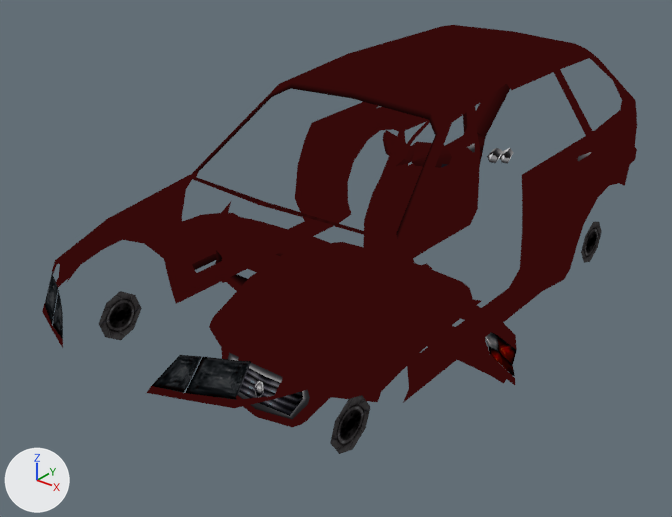
A saved change to the glTF model site/public/burnout-legends-psp/models/car-HEVY_Car3.glb.
The view is the same before and after, from a 50 mm camera at (3.24, -4.52, 2.8) aimed at (-0.31, -0.08, 0.04). Arrows for +X, +Y and +Z are at lower left; the lights stay in place. The picture after the commit comes second. Vertices at exactly the same position are counted once.

The first picture shows 'HEVY_Car3'.
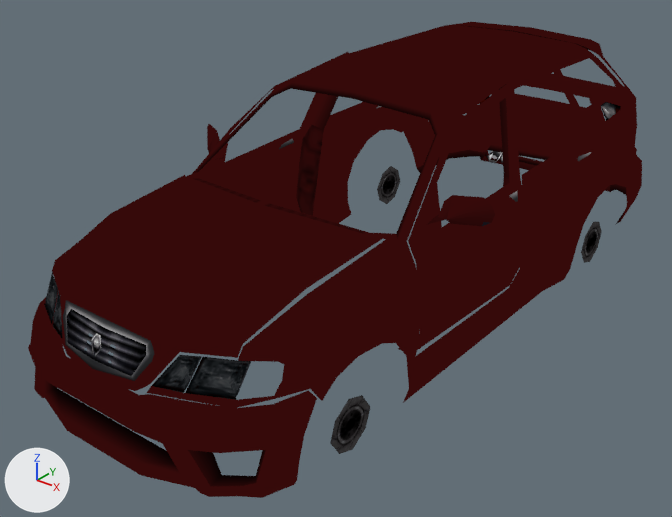
Location of each change, (x1, y1, x2, y2) in pixels of the pictures (672 x 517 px; the box of a moved part takes in the faces that stretch with it):
'HEVY_Car3', reshaped (11% taller)
    before: (42, 25, 637, 454)
    after: (28, 22, 642, 498)
part 1 of me_hevy_car3, moved or reshaped
    before: (467, 144, 475, 152)
    after: (510, 191, 518, 202)
part 2 of me_hevy_car3, moved or reshaped (not visible before)
    after: (279, 139, 294, 149)
part 3 of me_hevy_car3, moved or reshaped
    before: (214, 202, 432, 291)
    after: (28, 293, 317, 498)
part 4 of me_hevy_car3, moved or reshaped
    before: (182, 213, 354, 270)
    after: (403, 115, 642, 225)
part 5 of me_hevy_car3, moved or reshaped
    before: (209, 240, 481, 427)
    after: (53, 175, 383, 391)
part 6 of me_hevy_car3, moved or reshaped
    before: (255, 381, 264, 398)
    after: (91, 333, 102, 357)
part 7 of me_hevy_car3, moved or reshaped
    before: (319, 242, 517, 385)
    after: (444, 22, 636, 141)
part 8 of me_hevy_car3, added (red)
    after: (398, 82, 524, 350)
part 9 of me_hevy_car3, added (red)
    after: (196, 52, 349, 217)
part 10 of me_hevy_car3, added (red)
    after: (426, 195, 495, 226)
part 11 of me_hevy_car3, added
    after: (207, 124, 224, 160)
part 12 of me_hevy_car3, deleted (red)
    before: (363, 84, 510, 258)
part 13 of me_hevy_car3, deleted (red)
    before: (383, 130, 452, 168)

Diff of the bpy script that builds the scene:
```diff
--- a/site/public/burnout-legends-psp/models/car-HEVY_Car3.glb.py
+++ b/site/public/burnout-legends-psp/models/car-HEVY_Car3.glb.py
@@ me_hevy_car3 @@
 # used by ob_hevy_car3; location = (0.0, 0.0, 0.0)
-me_hevy_car3.from_pydata(...)  # 808 vertices, 1113 faces; spans x -1.72..0.97, y -2.25..2.36, z -0.93..1.35
+me_hevy_car3.from_pydata(...)  # 812 vertices, 1113 faces; spans x -1.07..1.07, y -2.36..2.39, z -0.26..1.35
+# me_hevy_car3 part 1: the loose piece of 4 vertices spanning x 0.04..0.07, y 0.82..1.04, z 0.59..0.64 is moved by (0.8, -0.85, 0.1)
+# me_hevy_car3 part 2: the loose piece of 4 vertices spanning x -0.07..-0.04, y 0.82..1.04, z 0.59..0.64 is moved by (-0.8, -0.85, 0.1)
+# me_hevy_car3 part 3: the loose piece of 93 vertices spanning x -1.65..0.24, y -0.31..0.27, z -0.46..0.04 is moved by (0.7, -2.05, 0.35)
+# me_hevy_car3 part 4: the loose piece of 84 vertices spanning x -1.72..0.22, y -0.51..0.24, z -0.42..0.02 is moved by (0.75, 2.15, 0.4)
+# me_hevy_car3 part 5: the loose piece of 48 vertices spanning x -0.73..0.73, y -1.23..0.09, z -0.48..0.04 is moved by (0.0, -1.08, 0.82)
+# me_hevy_car3 part 6: the loose piece of 10 vertices spanning x -0.04..0.04, y -1.21..-1.17, z -0.37..-0.26 is moved by (0.0, -1.08, 0.82)
+# me_hevy_car3 part 7: the loose piece of 80 vertices spanning x -0.79..0.79, y -0.02..0.73, z -0.93..0.04 is moved by (0.0, 1.6, 1.3)
+# me_hevy_car3 part 8: a new loose piece of 22 vertices spanning x 0.54..0.91, y -0.9..0.43, z 0.1..1.31, in mat_material_1
+# me_hevy_car3 part 9: a new loose piece of 22 vertices spanning x -0.91..-0.54, y -0.9..0.43, z 0.1..1.31, in mat_material_2
+# me_hevy_car3 part 10: a new loose piece of 15 vertices spanning x 0.8..1.07, y -0.7..-0.47, z 0.8..0.96, in mat_material_1
+# me_hevy_car3 part 11: a new loose piece of 15 vertices spanning x -1.07..-0.8, y -0.7..-0.47, z 0.8..0.96, in mat_material_2
+# me_hevy_car3 part 12: the loose piece of 43 vertices spanning x -0.26..0.26, y -0.05..1.28, z 0.0..1.21 is deleted
+# me_hevy_car3 part 13: the loose piece of 27 vertices spanning x -0.27..0.27, y 0.15..0.38, z 0.7..0.86 is deleted
+# other edits to the shape of me_hevy_car3 do not show in these pictures
 me_hevy_car3.materials.append(mat_material_0)
```
